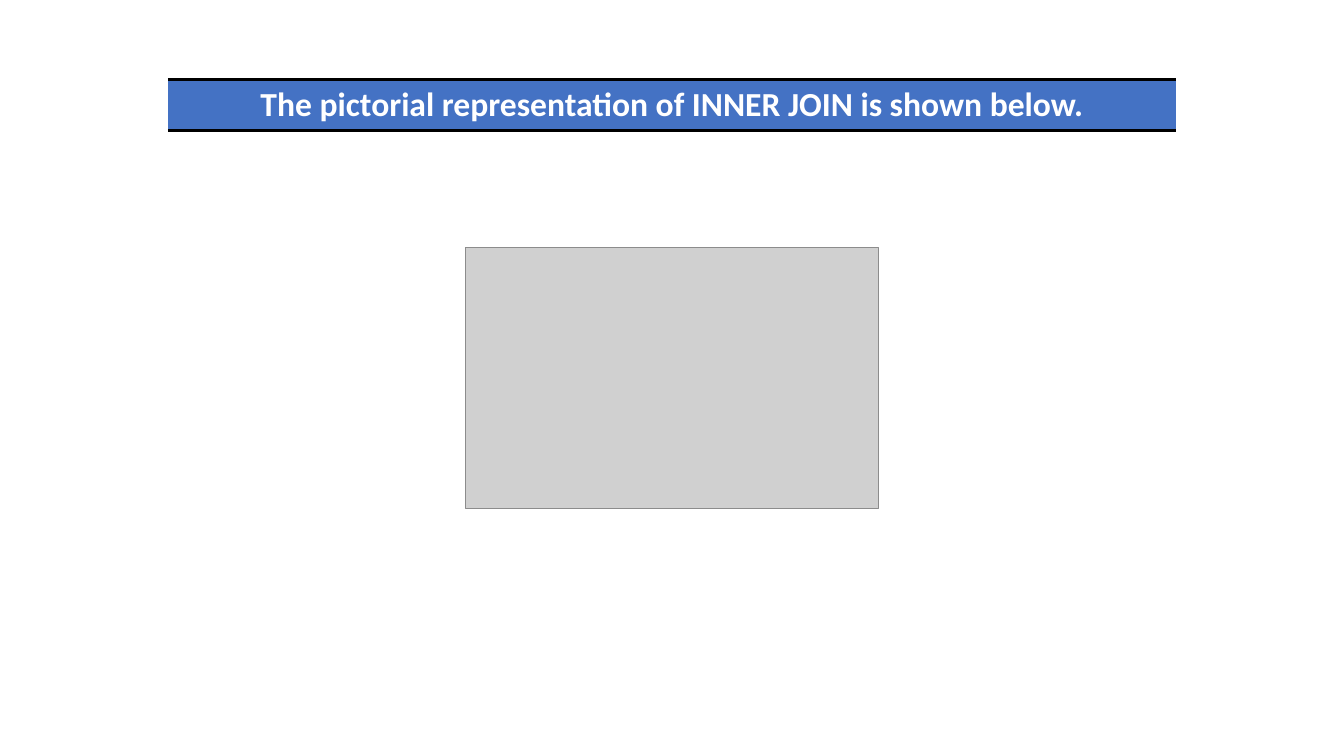
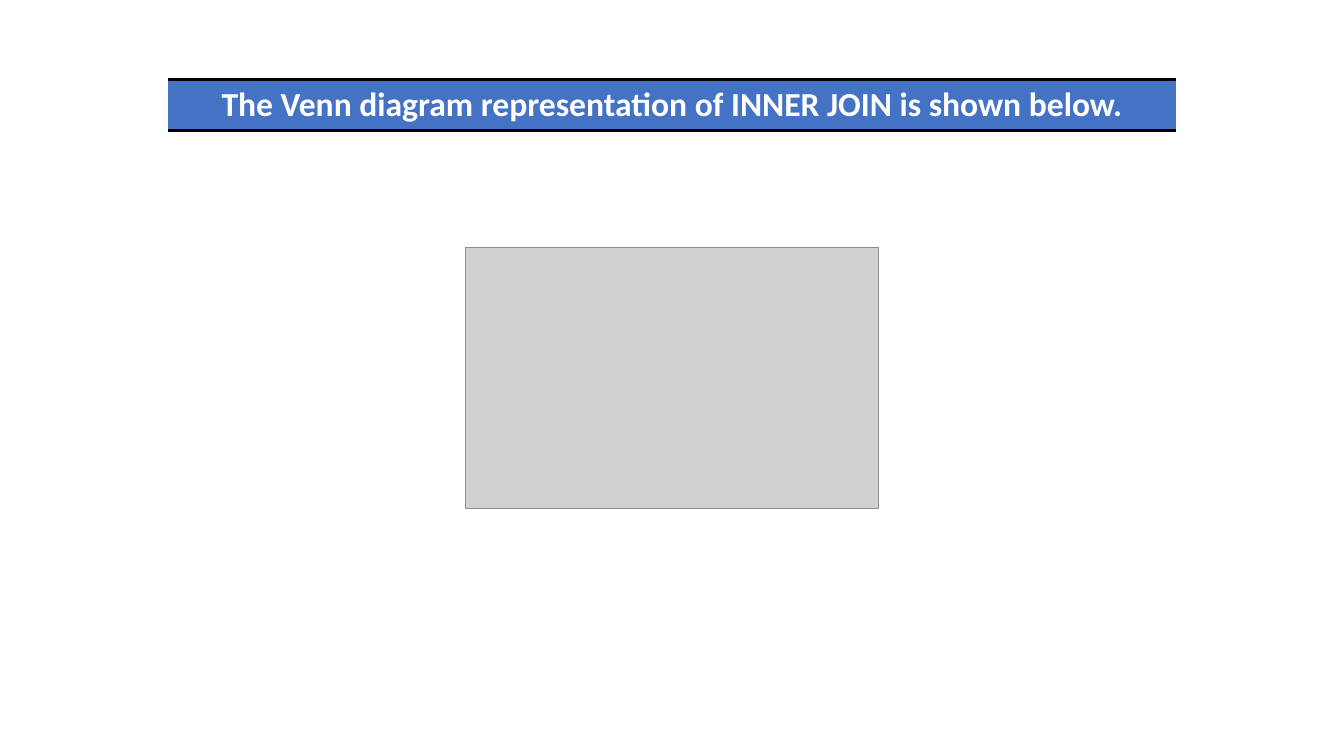
Before and after one commit to ArthurR2/SQL-Query-and-Power-Point-Data-Analysis-in-PostgreSQL, a slide deck: slide 7 of SQL inner join Chapter 001.pptx. Drawn at 1344x756 pixels with LibreOffice and Linux fonts; fonts in the diff are those of the drawing; grey boxes stand for pictures. Boxes give left, top, right and bottom in pixels: in the first picture for what was removed or moved away, otherwise in the second. Text is boxed around its words. In the diff, an @@ line names an element or a change of style, - is before the commit and + after.

Commit message:
SQL inner modified

```diff
--- a/SQL inner join Chapter 001.pptx
+++ b/SQL inner join Chapter 001.pptx
@@ table at [168, 80, 1177, 130] @@
-row 1, column 1: The pictorial representation of INNER JOIN is shown below.
+row 1, column 1: The Venn diagram representation of INNER JOIN is shown below.
```
Also in this commit, not shown: 2 other slides changed, 4 slides added, 1 other file.
